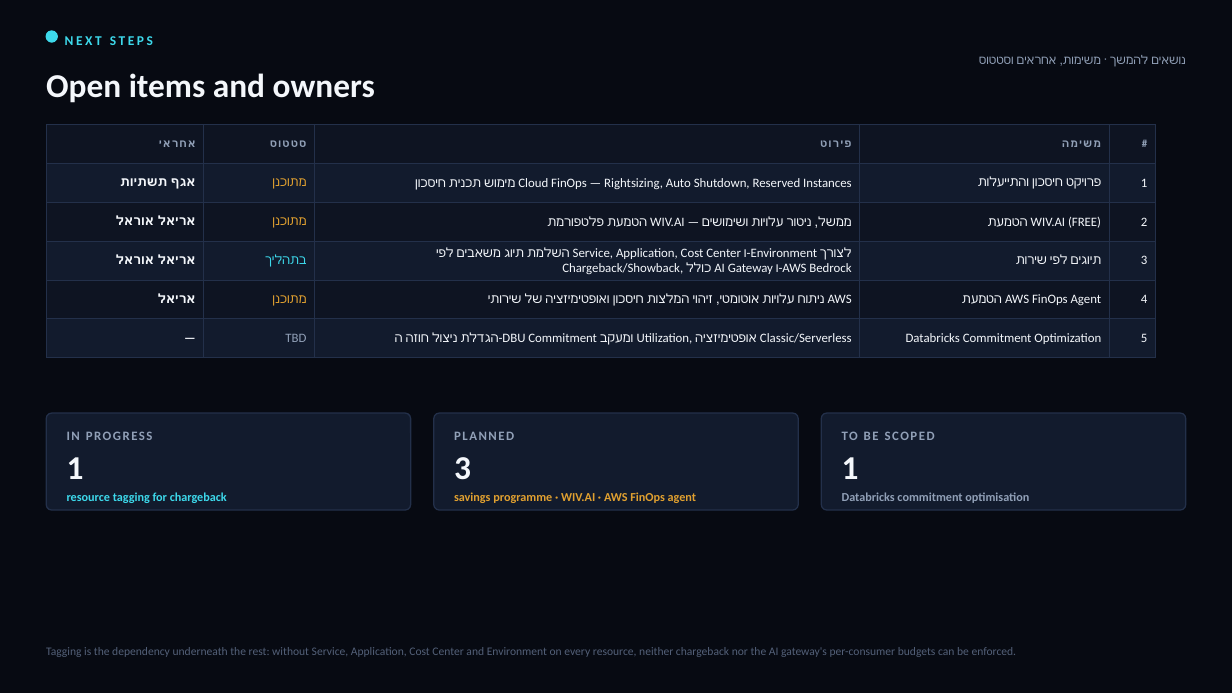
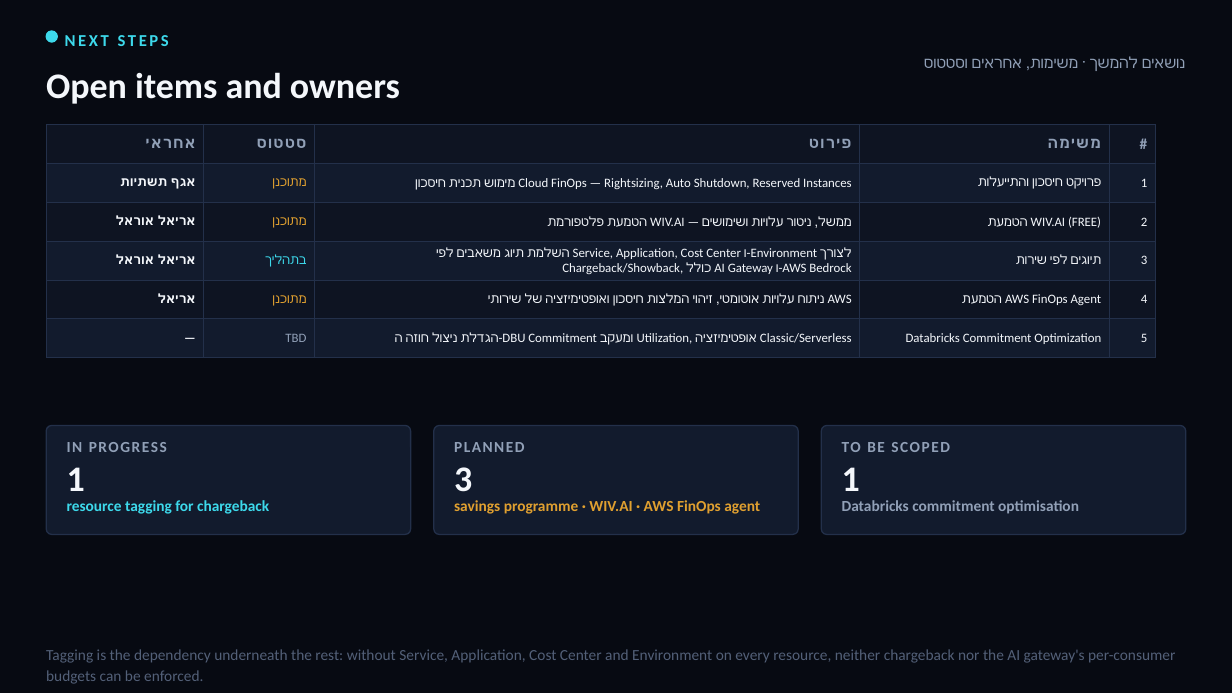
Before and after one commit to arielga5-code/Finops, a slide deck: slide 39 of deck/Cloud_FinOps_Harel_2026.pptx. Drawn at 1232x693 pixels with LibreOffice and Linux fonts; fonts in the diff are those of the drawing. Boxes give left, top, right and bottom in pixels: in the first picture for what was removed or moved away, otherwise in the second. Text is boxed around its words. In the diff, an @@ line names an element or a change of style, - is before the commit and + after.

```diff
--- a/deck/Cloud_FinOps_Harel_2026.pptx
+++ b/deck/Cloud_FinOps_Harel_2026.pptx
@@ text "NEXT STEPS" at bbox=[65, 35, 169, 46]: size 10.5 to 13 pt @@
@@ text "נושאים להמשך · משימות, אחראים ..." at bbox=[1142, 59, 1185, 68]: size 9.5 to 12 pt @@
@@ table at bbox=[46, 125, 1155, 349] @@
@@ size 8.5 to 12 pt in "אחראי", "סטטוס", "פירוט", "משימה" and 1 more places @@
@@ rounded rectangle: place and size @@
-rounded rectangle at bbox=[46, 413, 410, 510]
+rounded rectangle at bbox=[46, 425, 410, 534]
@@ rounded rectangle: place and size @@
-rounded rectangle at bbox=[433, 413, 798, 510]
+rounded rectangle at bbox=[433, 425, 798, 534]
@@ proportions changed in 3 elements at bbox=[46, 425, 410, 534], bbox=[433, 425, 798, 534], bbox=[822, 425, 1186, 534] @@
@@ rounded rectangle: place and size @@
-rounded rectangle at bbox=[822, 413, 1186, 510]
+rounded rectangle at bbox=[822, 425, 1186, 534]
@@ 6 texts: place and size @@
-6 texts at bbox=[67, 431, 859, 480]
+6 texts at bbox=[67, 442, 885, 492]
@@ size 10 to 12 pt in 3 elements at bbox=[67, 442, 83, 452], bbox=[454, 442, 525, 452], bbox=[842, 442, 885, 452] @@
@@ size 26 to 28 pt in 4 elements at bbox=[46, 72, 400, 104], bbox=[67, 467, 85, 491], bbox=[454, 467, 472, 492], bbox=[842, 467, 860, 491] @@
@@ text "resource tagging for chargeback": place and size @@
-text "resource tagging for chargeback" at bbox=[67, 492, 227, 503]
+text "resource tagging for chargeback" at bbox=[67, 500, 269, 514]
@@ text "savings programme · WIV.AI · ...": place and size @@
-text "savings programme · WIV.AI · ..." at bbox=[454, 492, 696, 503]
+text "savings programme · WIV.AI · ..." at bbox=[454, 500, 760, 514]
@@ size 9.5 to 12 pt; line spacing 1 to 1.05; vertical alignment middle to top in 3 elements at bbox=[67, 500, 269, 514], bbox=[454, 500, 760, 514], bbox=[842, 500, 1079, 514] @@
@@ text "Databricks commitment optimisation": place and size @@
-text "Databricks commitment optimisation" at bbox=[842, 492, 1029, 503]
+text "Databricks commitment optimisation" at bbox=[842, 500, 1079, 514]
@@ text "Tagging is the dependency underneath ..." at bbox=[46, 649, 1175, 684]: size 9 to 12 pt @@
```
Also in this commit, not shown: 39 other slides changed, 6 other files.
